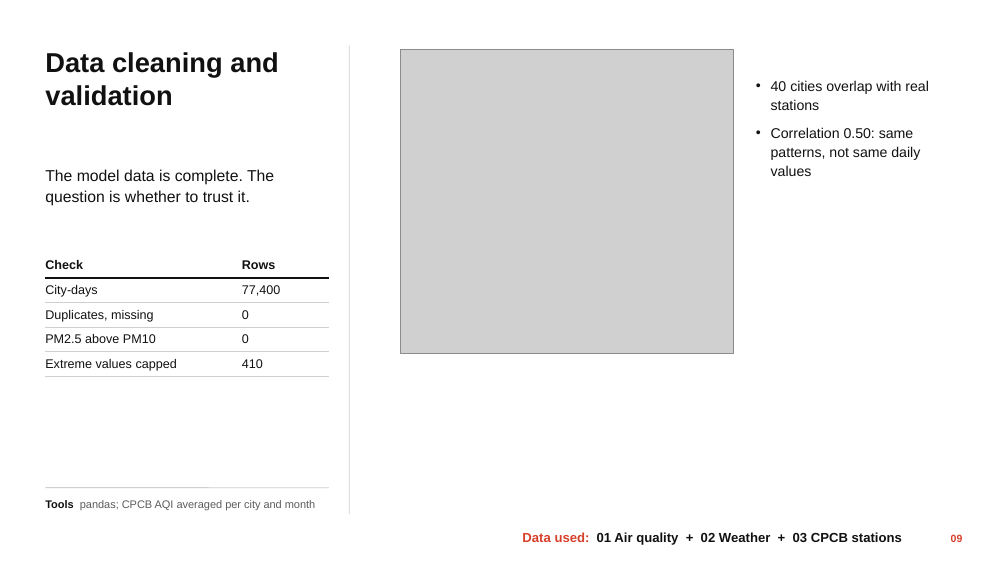
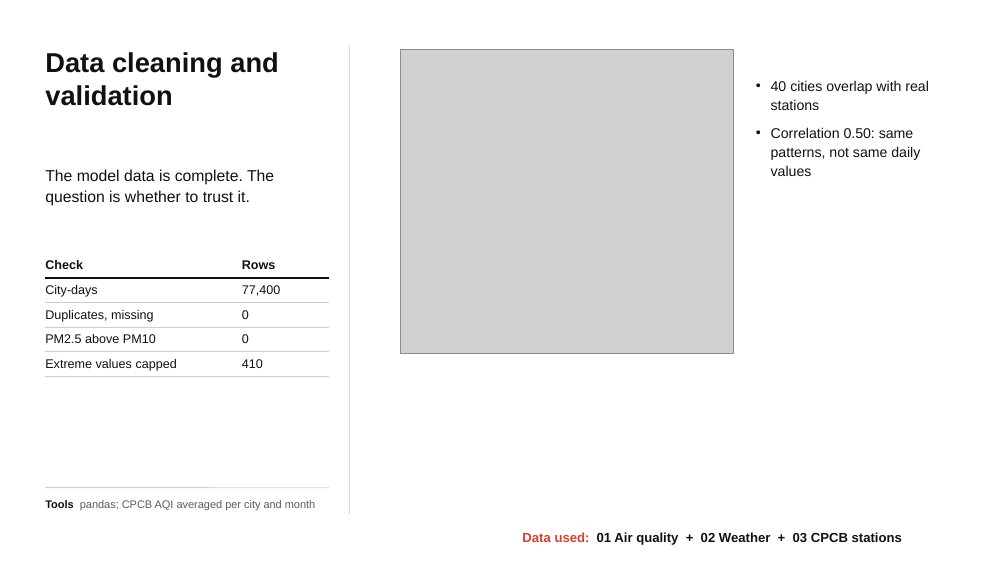
Before and after one commit to tanmayg122/india-air-pollution-tracker, a slide deck: slide 9 of presentation/Tanmay_24151020_Air_Pollution_Types.pptx. Drawn at 1008x567 pixels with LibreOffice and Linux fonts; fonts in the diff are those of the drawing; grey boxes stand for pictures. Boxes give left, top, right and bottom in pixels: in the first picture for what was removed or moved away, otherwise in the second. Text is boxed around its words. In the diff, an @@ line names an element or a change of style, - is before the commit and + after.

```diff
--- a/presentation/Tanmay_24151020_Air_Pollution_Types.pptx
+++ b/presentation/Tanmay_24151020_Air_Pollution_Types.pptx
@@ text removed at (951,534,963,542) @@
-09
```
Also in this commit, not shown: 25 other slides changed, 1 other file.
